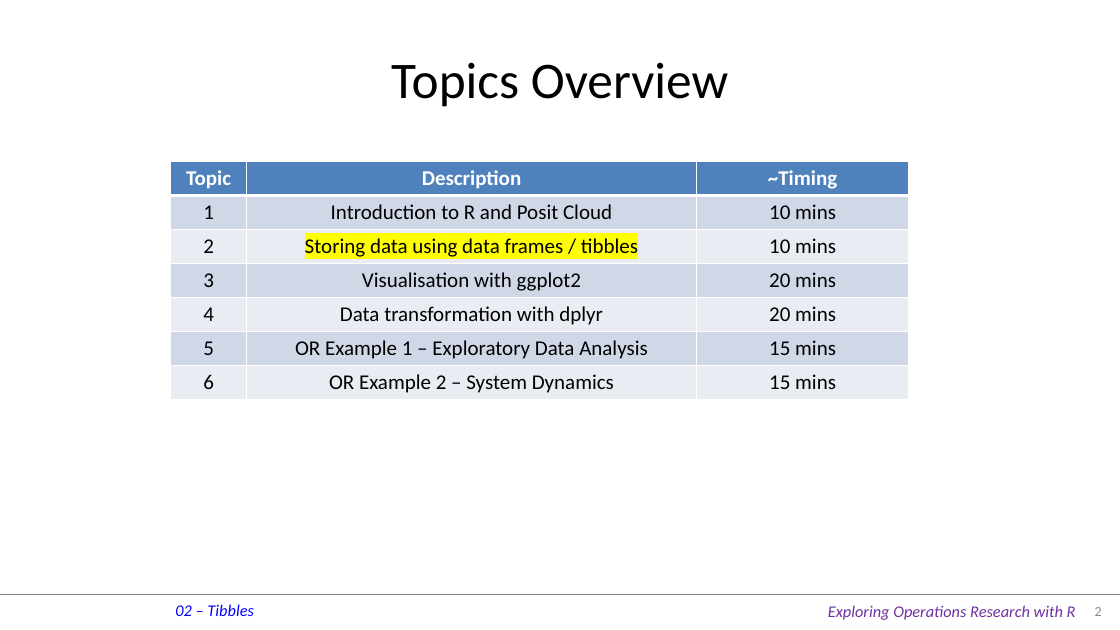
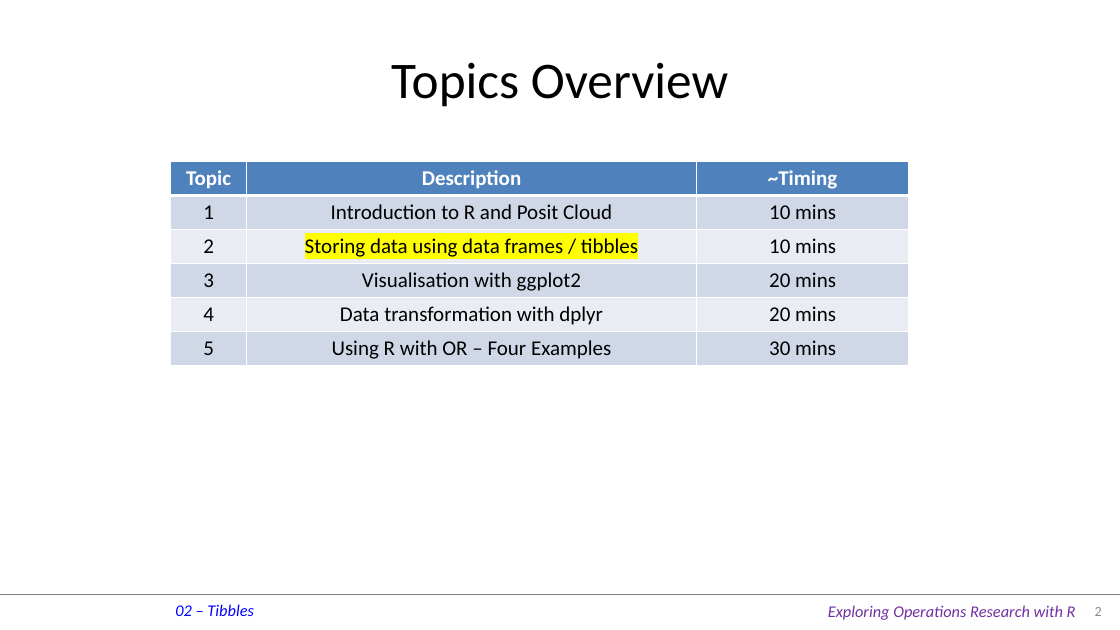
Before and after one commit to JimDuggan/Exploring-OR-with-R-Workshop, a slide deck: slide 2 of slides/02 Tibbles.pptx. Drawn at 1120x630 pixels with LibreOffice and Linux fonts; fonts in the diff are those of the drawing; background and template pictures are left out. Boxes give left, top, right and bottom in pixels: in the first picture for what was removed or moved away, otherwise in the second. Text is boxed around its words. In the diff, an @@ line names an element or a change of style, - is before the commit and + after.

Commit message:
Updating slides

```diff
--- a/slides/02 Tibbles.pptx
+++ b/slides/02 Tibbles.pptx
@@ table at (x1=171, y1=161, x2=909, y2=365) @@
-row 6: 5 | OR Example 1 – Exploratory Data Analysis | 15 mins
-row 7: 6 | OR Example 2 – System Dynamics | 15 mins
+row 6: 5 | Using R with OR – Four Examples | 30 mins
```
Also in this commit, not shown: 7 other files.
